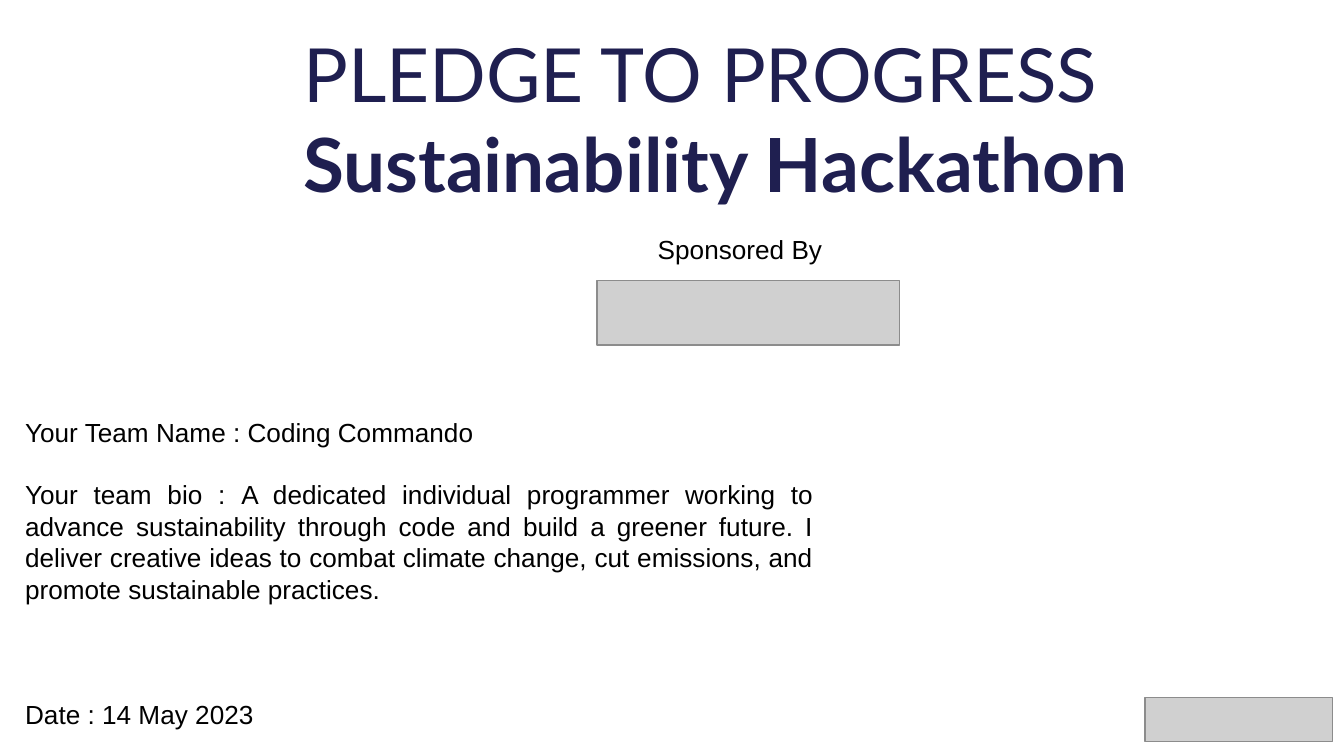
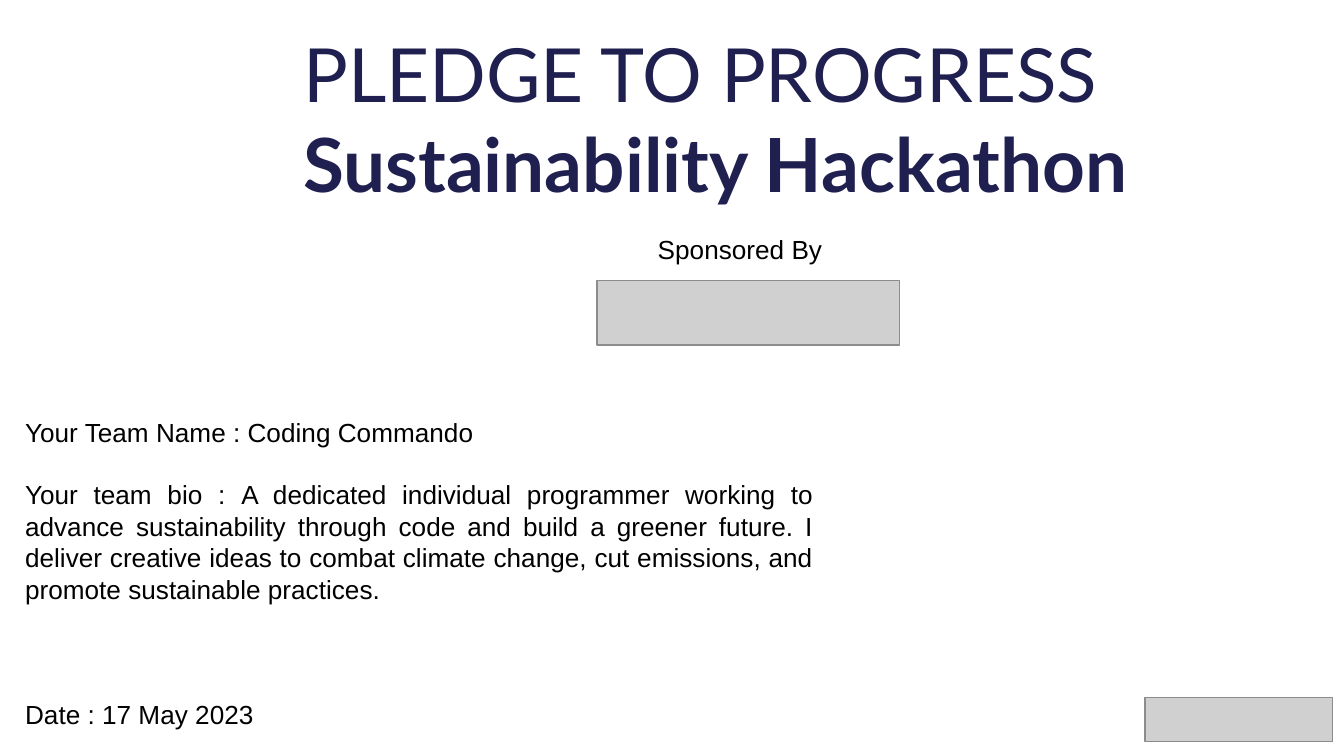
Before and after one commit to Tanujsingh17/Microsoft_Techgig, a slide deck: slide 1 of PLEDGE_TO_PROGRES_Microsoft_Sustainability.pptx. Drawn at 1344x756 pixels with LibreOffice and Linux fonts; fonts in the diff are those of the drawing; grey boxes stand for pictures; background and template pictures are left out. Boxes give left, top, right and bottom in pixels: in the first picture for what was removed or moved away, otherwise in the second. Text is boxed around its words. In the diff, an @@ line names an element or a change of style, - is before the commit and + after.

```diff
--- a/PLEDGE_TO_PROGRES_Microsoft_Sustainability.pptx
+++ b/PLEDGE_TO_PROGRES_Microsoft_Sustainability.pptx
@@ text at box(25, 705, 253, 730): text changed @@
-Date : 14 May 2023
+Date : 17 May 2023
```
